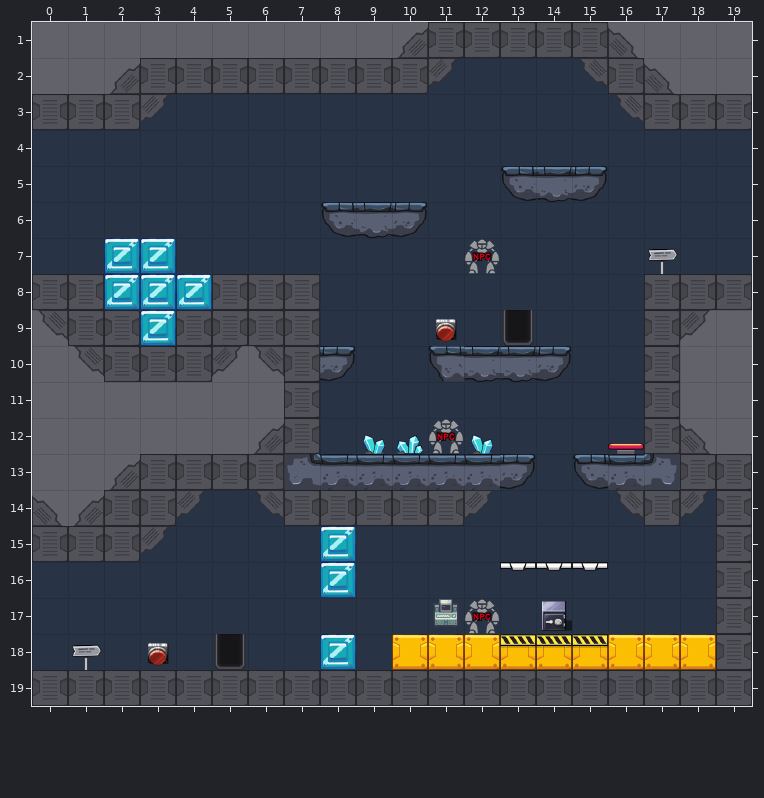
A Tiled map gets an edit: assets/tiles/room001.tmx. The first picture shows the starting point.
Cells are 64x64 px. Shown: x 0..19, y 1..19.
And afterwards:
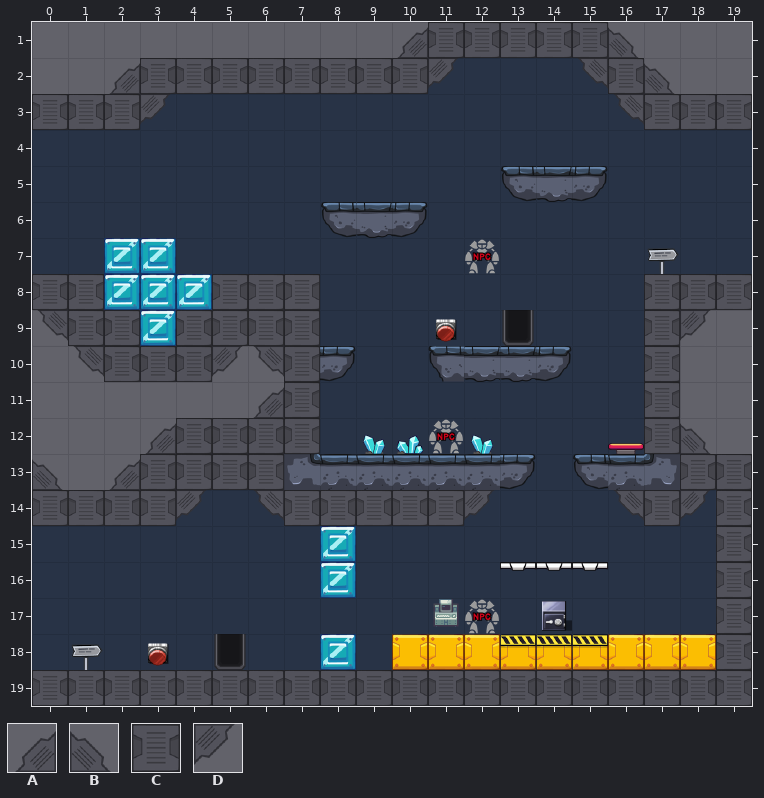
Key: from "jumpruntiles01": A 13, B 14, C 28, D 30.
_ is an empty cell.
The exact change:
{"where": "layer \"walls\""}
{"y":11,"x":6,"old":"_","new":"A"}
{"y":12,"x":3,"old":"___A","new":"ACCC"}
{"y":13,"x":0,"old":"_","new":"B"}
{"y":14,"x":0,"old":"_A","new":"CC"}
{"y":15,"x":0,"old":"CCCD","new":"____"}
{"where": "layer \"things\""}
{"y":14,"x":0,"old":"B","new":"_"}
